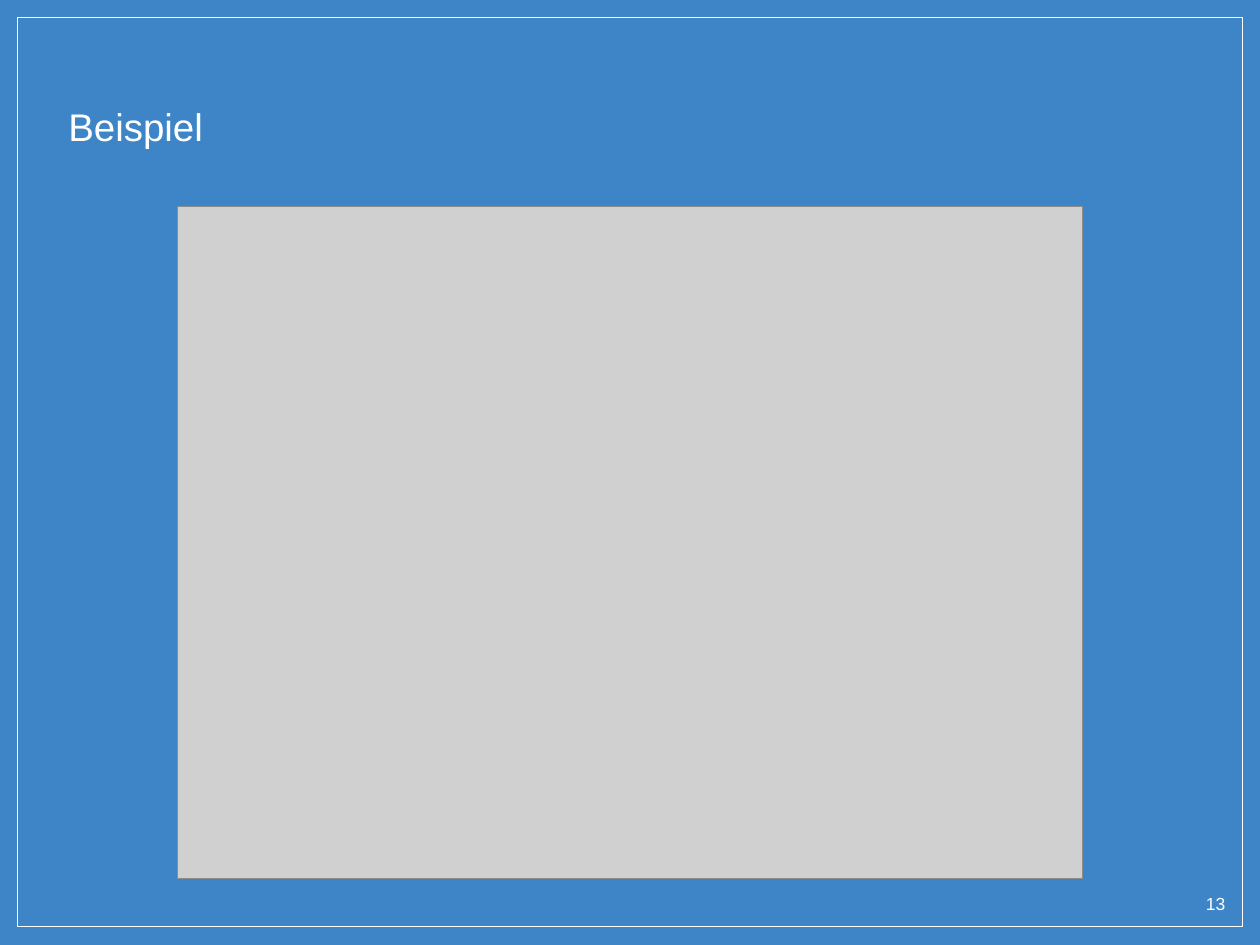
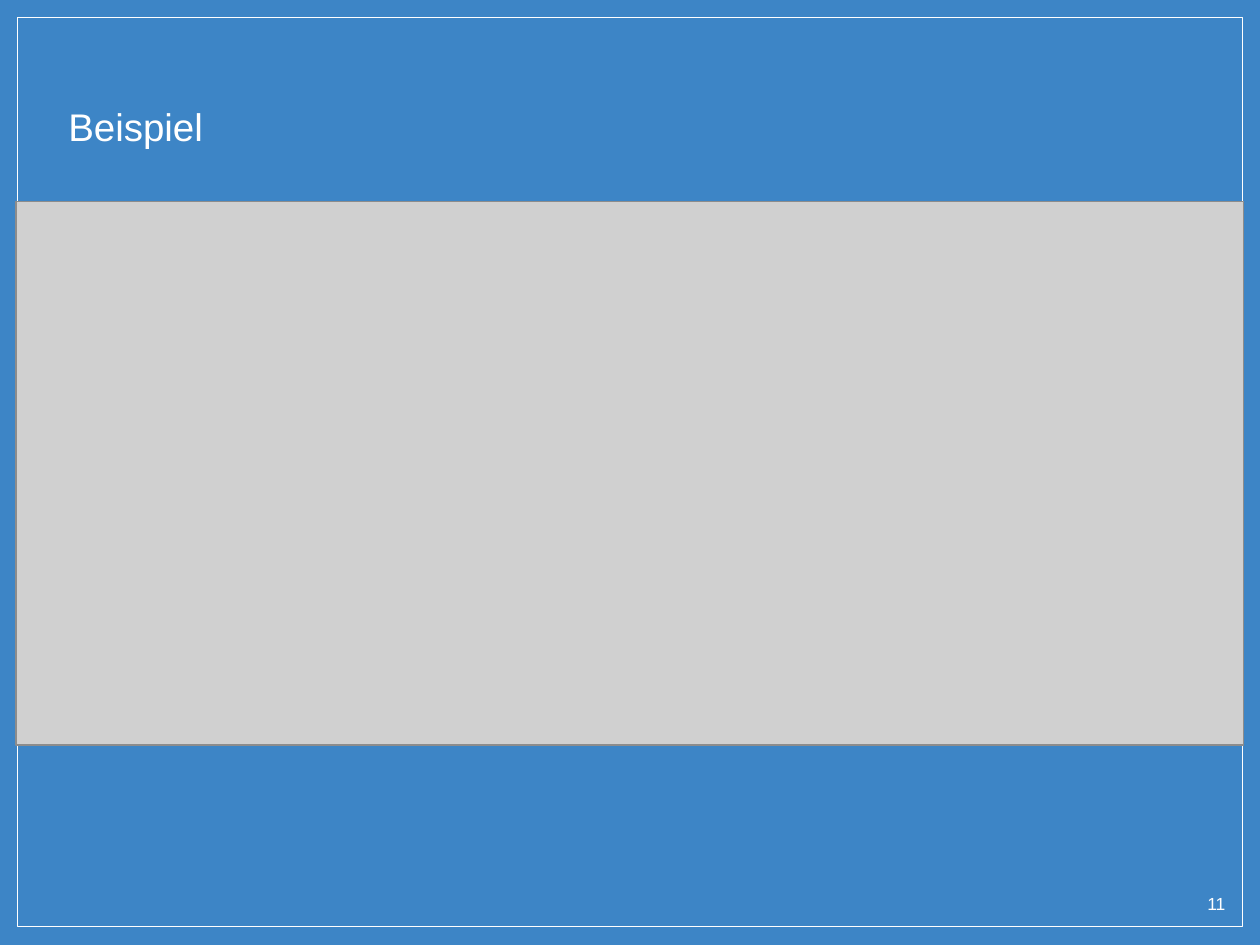
Before and after one commit to SimonPrimetzhofer/AbstractFactory-Pattern, a slide deck: slide 11 of Presentation/Abstract_Factory.pptx (slide 13 before the commit). Drawn at 1260x945 pixels with LibreOffice and Linux fonts; fonts in the diff are those of the drawing; grey boxes stand for pictures; background and template pictures are left out. Boxes give left, top, right and bottom in pixels: in the first picture for what was removed or moved away, otherwise in the second. Text is boxed around its words. In the diff, an @@ line names an element or a change of style, - is before the commit and + after.

```diff
--- a/Presentation/Abstract_Factory.pptx
+++ b/Presentation/Abstract_Factory.pptx
@@ picture: place and size @@
-picture at (178,207,1084,878)
+picture at (16,202,1244,746)
@@ page number at (1207,898,1225,910): text changed @@
-13
+11
```
Also in this commit, not shown: 1 other slide changed, 2 slides removed.
